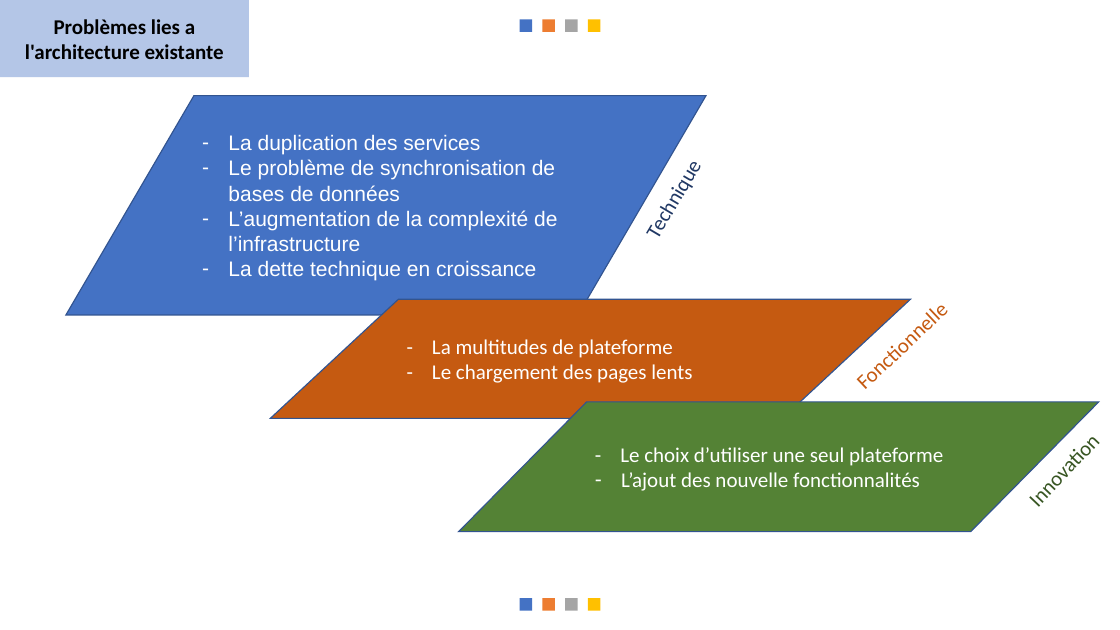
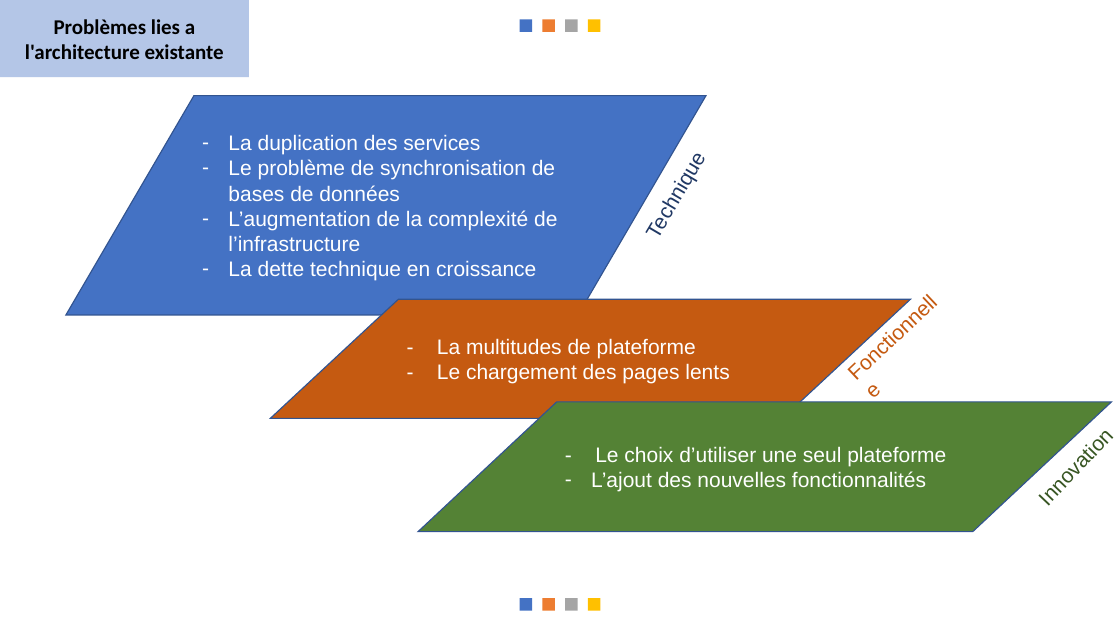
Before and after one commit to messaoudibrahim/Memoire, a slide deck: slide 9 of DIAPO/Présentation.pptx. Drawn at 1120x630 pixels with LibreOffice and Linux fonts; fonts in the diff are those of the drawing. Boxes give left, top, right and bottom in pixels: in the first picture for what was removed or moved away, otherwise in the second. Text is boxed around its words. In the diff, an @@ line names an element or a change of style, - is before the commit and + after.

```diff
--- a/DIAPO/Présentation.pptx
+++ b/DIAPO/Présentation.pptx
@@ font Calibri to Arial in 4 elements at [310, 260, 401, 281], [271, 299, 911, 418], [1024, 395, 1120, 521], [833, 274, 975, 413] @@
@@ text "Fonctionnelle": place and size @@
-text "Fonctionnelle" at [842, 283, 966, 403]
+text "Fonctionnelle" at [833, 274, 975, 413]
@@ flow chart input output "- Le choix d’utiliser une ...": place and size @@
-flow chart input output "- Le choix d’utiliser une ..." at [459, 402, 1099, 531]
+flow chart input output "- Le choix d’utiliser une ..." at [418, 402, 1112, 531]
@@ text "Innovation": place and size @@
-text "Innovation" at [1014, 396, 1120, 520]
+text "Innovation" at [1024, 395, 1120, 521]
@@ text in flow chart input output at [595, 446, 946, 467]: font Calibri to Arial in "- Le choix d’utiliser une seul plateforme" @@
@@ text in flow chart input output at [591, 471, 926, 492]: text changed; font Calibri to Arial @@
-– L’ajout des nouvelle fonctionnalités
+– L’ajout des nouvelles fonctionnalités
```
Also in this commit, not shown: 5 other slides changed, 5 slides added, 4 slides removed, 9 other files.
